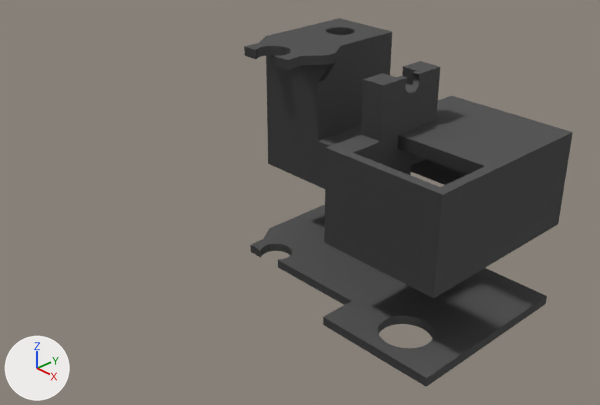
Two versions of the Blender file case/body.blend, one commit apart.
One viewpoint serves both versions: a 50 mm camera at (0.266, -0.279, 0.098) aimed at (0.054, -0.079, -0.048). The axes (+X, +Y, +Z) are drawn at lower left. The lights are the same throughout.

Script lines for the objects in view, before the commit:
```python
me_cube = bpy.data.meshes.new('Cube')
me_cube.from_pydata(...)  # 917 vertices, 1285 faces; spans x -0.006..0.12, y -0.078..0.002, z -0.061..0.001
me_cube.materials.append(mat_material)
me_cube_003 = bpy.data.meshes.new('Cube.003')
me_cube_003.from_pydata(...)  # 412 vertices, 592 faces; spans x -0.006..0.12, y -0.078..0.002, z -0.065..-0.061
me_cube_003.materials.append(mat_material)
ob_topcover = bpy.data.objects.new('topcover', me_cube_003)
ob_topcover.location = (0.0, 0.0, -0.0346)
ob_torus = bpy.data.objects.new('torus', me_cube)
ob_torus.location = (0.0, 0.0, 0.0)
```
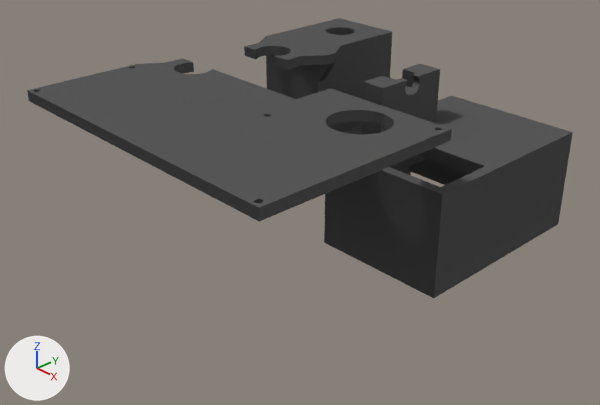
The change in detail:
Object 'topcover' (ob_topcover) moves from (0.0, 0.0, -0.0346) to (0.0, -0.1541, -0.0636).
Object 'topcover' (ob_topcover) turns from (0, 0, 0) to (-180, 0, 0) degrees about x, y and z.

What differs and where, as boxes (x1, y1, x2, y2) in the pictures (600 x 405 px):
'topcover', moved, turned: before (250, 205, 547, 387); after (27, 58, 452, 221)
